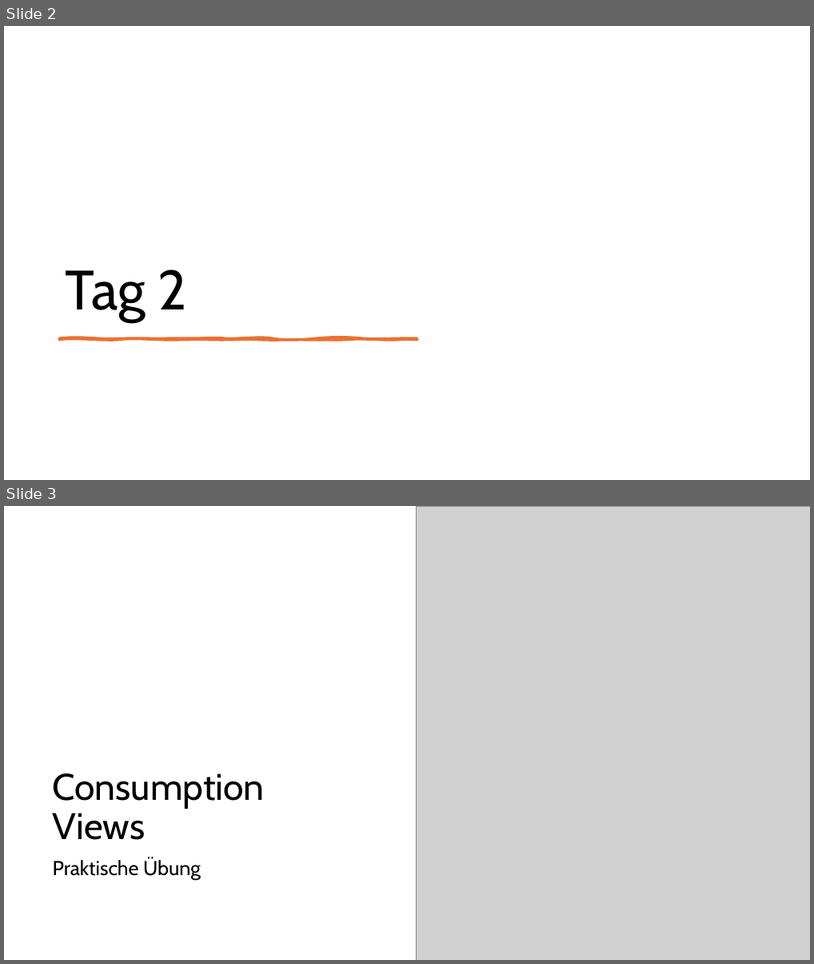
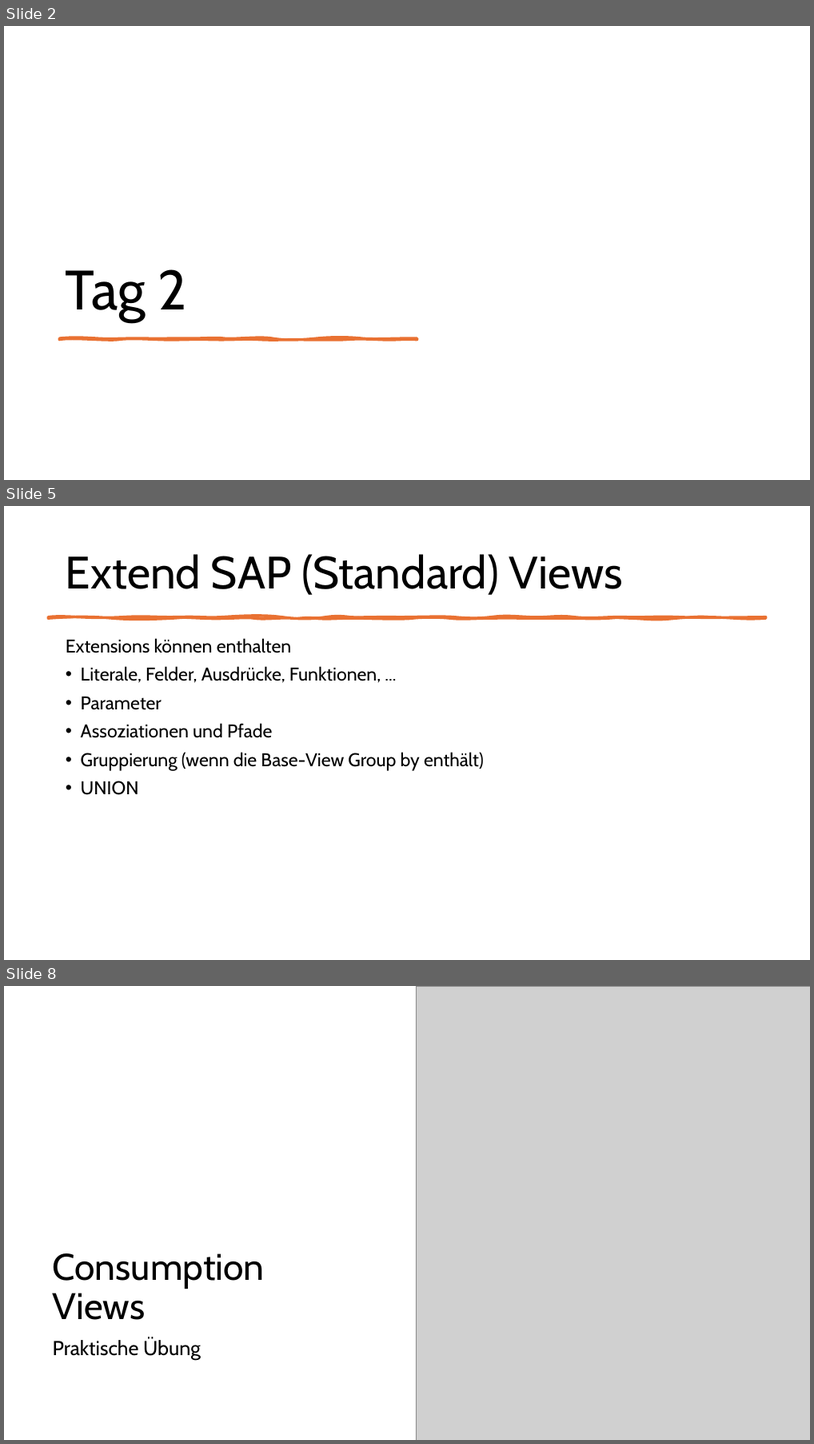
Before and after one commit to DevelopmentBvise/Schulung, a slide deck: CDS presentation/Tag2_Data Modeling with Core Data Services.pptx. Shown one above the other, each under a label of ours: slides 2 and 3 before the commit, slides 2, 5 and 8 after it; the slides between them are not shown. The pictures are 814x964 and 814x1444 pixels, drawn with LibreOffice and Linux fonts; fonts in the diff are those of the drawing; grey boxes stand for pictures. Boxes give left, top, right and bottom in pixels: in the first picture for what was removed or moved away, otherwise in the second. Text is boxed around its words. In the diff, an @@ line names an element or a change of style, - is before the commit and + after.

```diff
--- a/CDS presentation/Tag2_Data Modeling with Core Data Services.pptx
+++ b/CDS presentation/Tag2_Data Modeling with Core Data Services.pptx
@@ slide 5 added at box(4, 506, 810, 960), background #FFFFFF @@
@@ title added at box(66, 554, 623, 595), 54 pt, text #000000 @@
+Extend SAP (Standard) Views
@@ freeform shape added at box(48, 616, 766, 618), fill #E97132, outline #E97132 3.25 pt @@
@@ text added at box(66, 638, 484, 795), 22 pt, text #000000 @@
+Extensions können enthalten
+• Literale, Felder, Ausdrücke, Funktionen, ...
+• Parameter
+• Assoziationen und Pfade
+• Gruppierung (wenn die Base-View Group by enthält)
+• UNION
@@ what was slide 3 is now slide 8 @@
```
Also in this commit, not shown: 1 slide changed, 28 other slides added, 4 slides removed, 4 other files.
